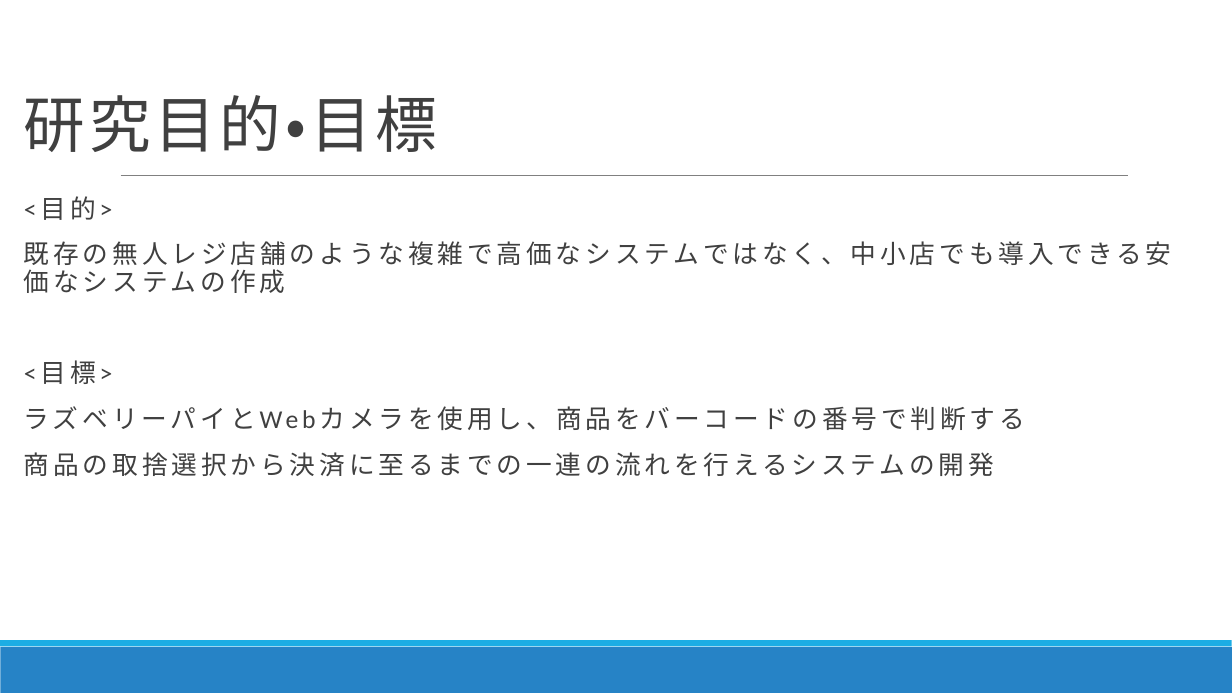
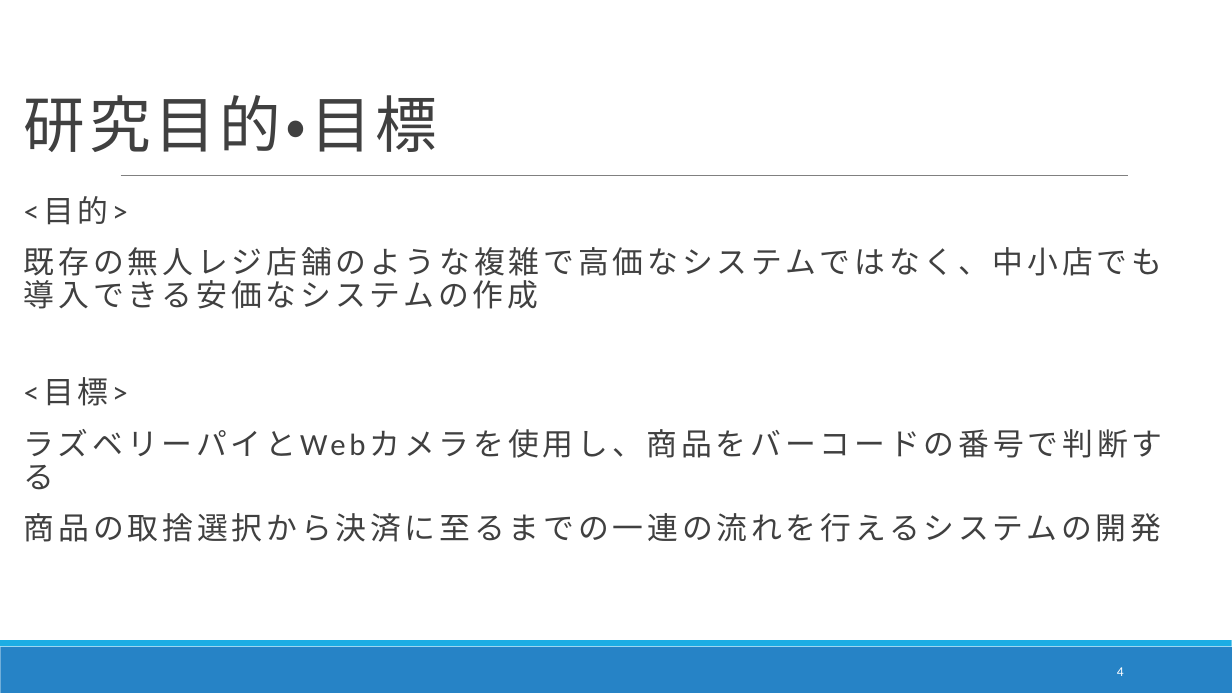
Before and after one commit to DJ956/YoloBarcodeReader, a slide deck: slide 4 of プレゼン/中間報告_danbara.pptx. Drawn at 1232x693 pixels with LibreOffice and Linux fonts; fonts in the diff are those of the drawing. Boxes give left, top, right and bottom in pixels: in the first picture for what was removed or moved away, otherwise in the second. Text is boxed around its words. In the diff, an @@ line names an element or a change of style, - is before the commit and + after.

```diff
--- a/プレゼン/中間報告_danbara.pptx
+++ b/プレゼン/中間報告_danbara.pptx
@@ text "<目的>" at [24,196,1163,542]: size 20 to 24 pt @@
@@ page number added at [1117,667,1124,676], 10.5 pt, text #FFFFFF @@
+4
```
Also in this commit, not shown: 7 other slides changed, 3 slides added, 6 slides removed.
